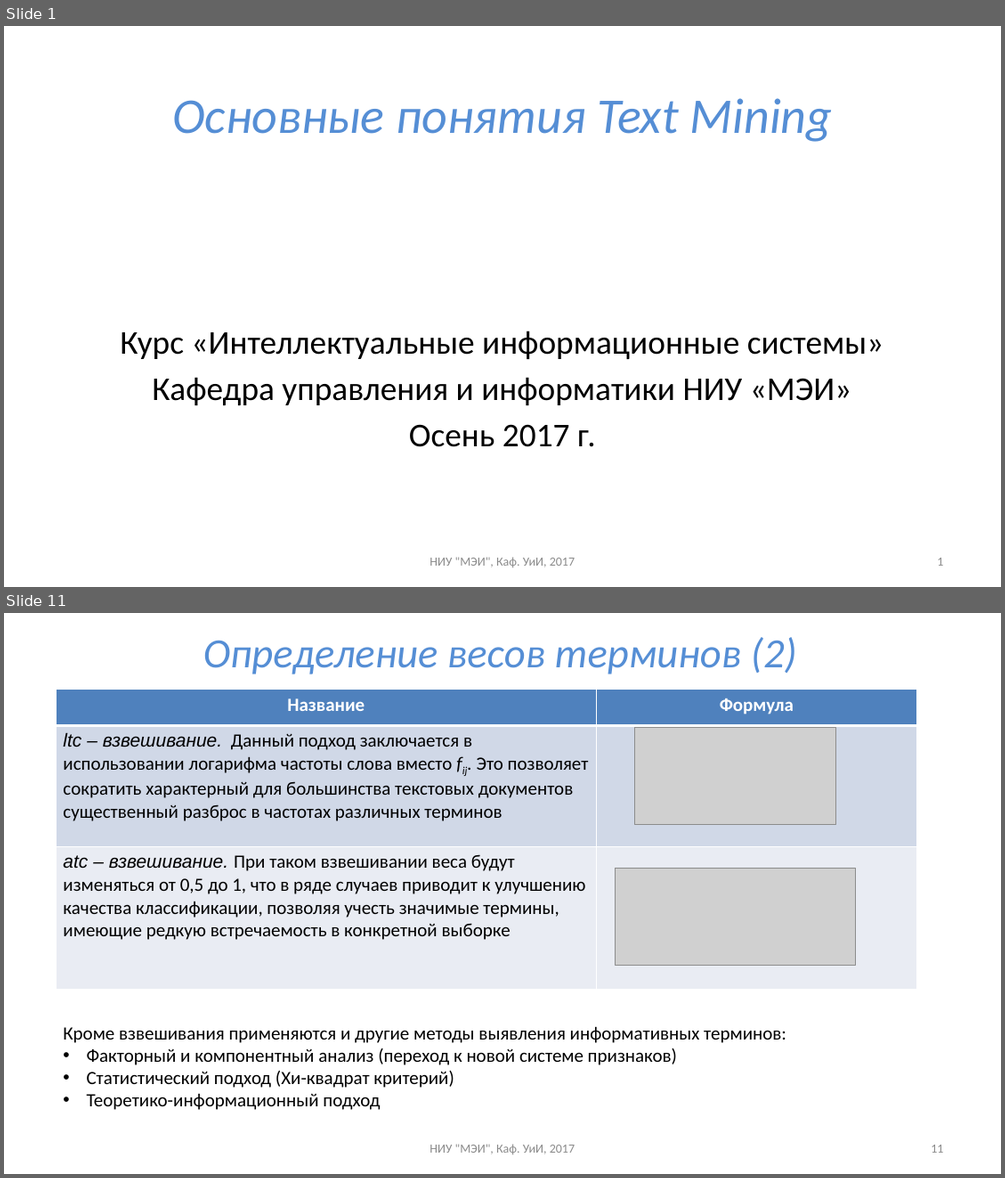
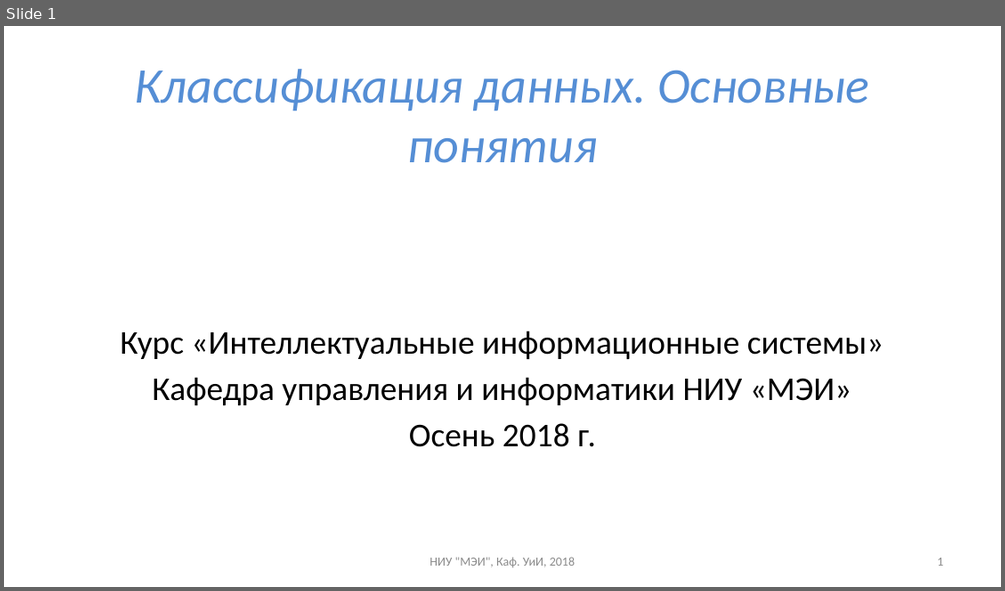
Before and after one commit to uii-mpei/uii-mpei.github.io, a slide deck: study/courses/iis/IIS_lec_2.pptx. Shown one above the other, each under a label of ours: slides 1 and 11 before the commit, slide 1 after it; the slides between them are not shown. The pictures are 1005x1178 and 1005x591 pixels, drawn with LibreOffice and Linux fonts; fonts in the diff are those of the drawing; grey boxes stand for pictures. Boxes give left, top, right and bottom in pixels: in the first picture for what was removed or moved away, otherwise in the second. Text is boxed around its words. In the diff, an @@ line names an element or a change of style, - is before the commit and + after.

```diff
--- a/study/courses/iis/IIS_lec_2.pptx
+++ b/study/courses/iis/IIS_lec_2.pptx
@@ slide 11 removed at (x1=4, y1=613, x2=1001, y2=1174), background #FFFFFF @@
@@ title removed at (x1=203, y1=637, x2=797, y2=674) @@
-Определение весов терминов (2)
@@ table removed at (x1=56, y1=690, x2=916, y2=989), 3 rows, 2 columns @@
-Название | Формула
-ltc – взвешивание. Данный подход заключается в использовании логарифма частоты слова вместо fij. Это позволяет сократить характерный для большинства текстовых документов существенный разброс в частотах различных терминов | 
-аtc – взвешивание. При таком взвешивании веса будут изменяться от 0,5 до 1, что в ряде случаев приводит к улучшению качества классификации, позволяя учесть значимые термины, имеющие редкую встречаемость в конкретной выборке | 
@@ picture removed at (x1=634, y1=728, x2=836, y2=825) @@
@@ picture removed at (x1=615, y1=868, x2=856, y2=965) @@
@@ text removed at (x1=63, y1=1026, x2=786, y2=1110) @@
-Кроме взвешивания применяются и другие методы выявления информативных терминов:
-• Факторный и компонентный анализ (переход к новой системе признаков)
-• Статистический подход (Хи-квадрат критерий)
-• Теоретико-информационный подход
@@ text removed at (x1=429, y1=1143, x2=574, y2=1154) @@
-НИУ "МЭИ", Каф. УиИ, 2017
@@ page number removed at (x1=930, y1=1144, x2=943, y2=1152) @@
-11
@@ slide 1 changed as well @@
@@ title at (x1=134, y1=69, x2=869, y2=163): text changed @@
-Основные понятия Text Mining
+Классификация данных. Основные понятия
@@ text at (x1=409, y1=423, x2=596, y2=447): text changed @@
-Осень 2017 г.
+Осень 2018 г.
@@ text at (x1=429, y1=556, x2=574, y2=567): text changed @@
-НИУ "МЭИ", Каф. УиИ, 2017
+НИУ "МЭИ", Каф. УиИ, 2018
```
Also in this commit, not shown: 7 other slides changed, 7 slides added, 14 other slides removed, 2 other files.
